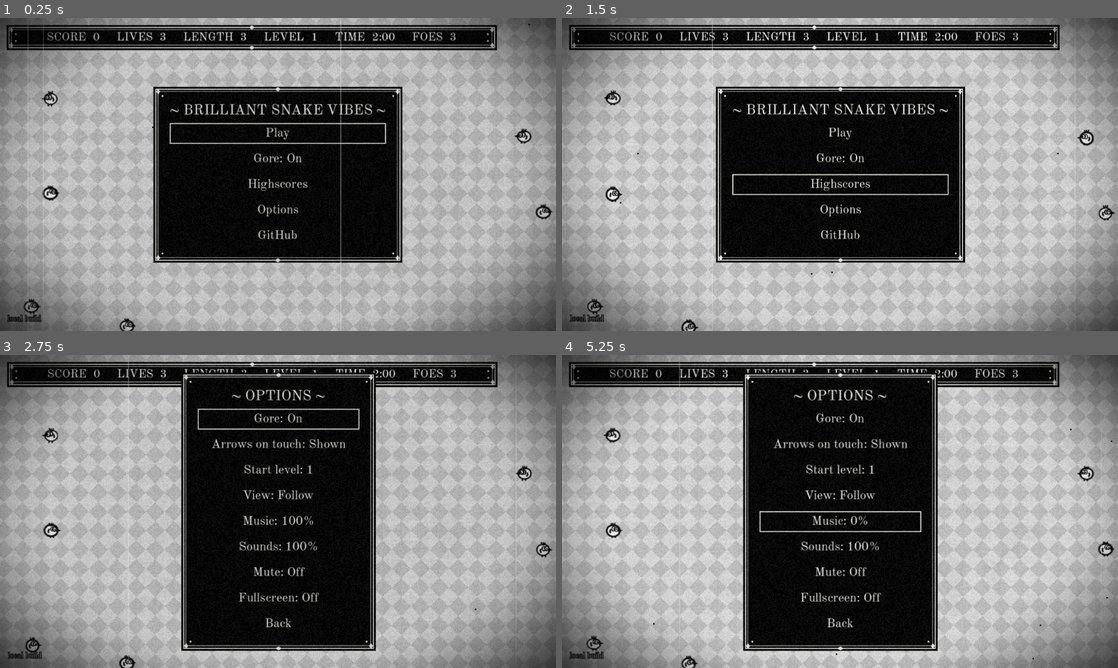
Above: before the commit, frames 1-4 (two rows, left to right).
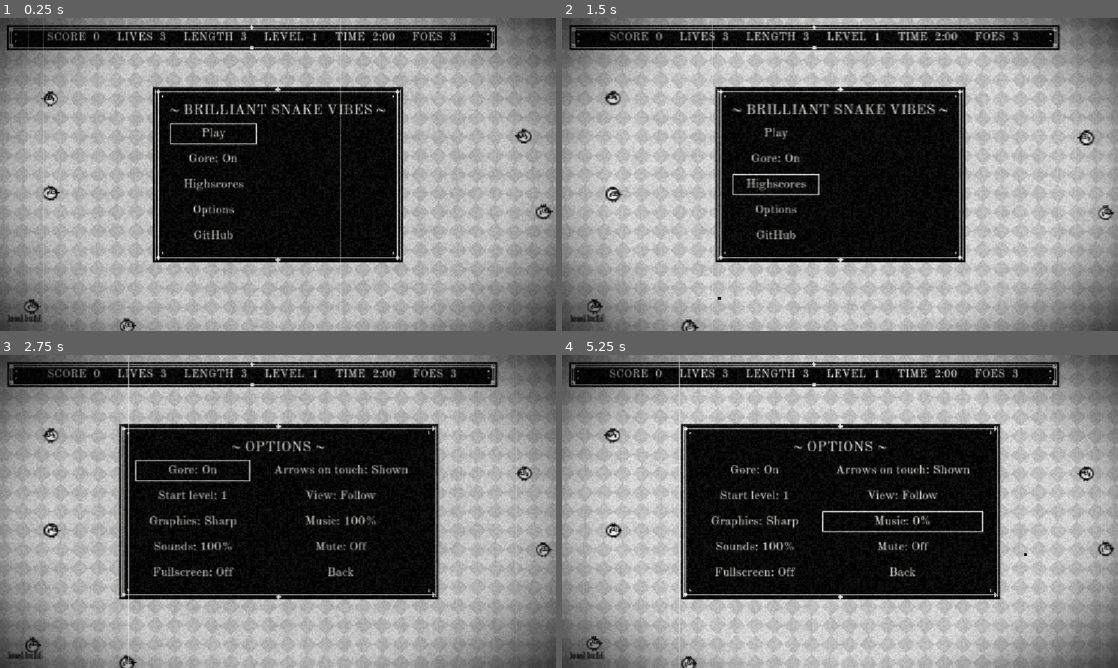
Above: after the commit, the same moments.

Repository: Oliver-Tautz/brilliant-snake-vibes
Game: Godot game, scene res://presentation/main.tscn
Two runs of this game, one before a commit and one after it. Both use one fixed random seed, a clock stepped at 60 frames per second and the inputs below.
Inputs:
- Up to frame 1 (0.25 s): no input
- Up to frame 2 (1.5 s): click "Highscores" at 0.5 s; click "Back" at 1.25 s
- Up to frame 3 (2.75 s): click "Options" at 2 s
- Up to frame 4 (5.25 s): click "Music: 100%" at 2.75 s; click "Music: 75%" at 3.5 s; click "Music: 50%" at 4.25 s; click "Music: 25%" at 5 s

The runs differ from the first frame. In frame 1, 7.7% of the frame differs, in the area x 1-100%, y 0-100%; in frame 2, 7.7%; in frame 3, 29%; in frame 4, 30%, in the area x 0-100%, y 0-100%.

Commit message:
Sharp graphics by default with a Fast option; whole-arena view stays below the status bar; two-column options

Diff:
--- a/presentation/main.gd
+++ b/presentation/main.gd
@@ -4,6 +4,7 @@
 const View := preload("res://presentation/view_config.gd")
 const Cfg := preload("res://logic/game_config.gd")
 const MAX_TICKS_PER_FRAME := 5
+const HUD_BAND := 76.0  # base pixels the status bar covers at the top of the screen
 ## Old Standard TT (SIL OFL 1.1), bundled so the web build gets the same period serif.
 const SERIF := preload("res://presentation/fonts/OldStandard-Regular.ttf")
 const BuildInfo := preload("res://presentation/build_info.gd")
@@ -278,6 +279,7 @@
 		["Arrows on touch: %s" % ("Shown" if Settings.show_arrows else "Hidden"), _toggle_arrows],
 		["Start level: %d" % Settings.start_level, _next_start_level],
 		["View: %s" % ("Whole arena" if Settings.view_fit else "Follow"), _toggle_view],
+		["Graphics: %s" % ("Sharp" if Settings.sharp else "Fast"), _toggle_sharp],
 		["Music: %d%%" % Settings.music_volume, _next_music_volume],
 		["Sounds: %d%%" % Settings.sound_volume, _next_sound_volume],
 		["Mute: %s" % ("On" if Settings.muted else "Off"), _toggle_mute],
@@ -309,15 +311,22 @@
 	_show_options(_options_from, 3)
 
 
+## Sharp draws at the screen's own resolution; Fast draws at the base size and scales the picture up,
+## which is much cheaper on weak graphics but blurry on big screens.
+func _toggle_sharp() -> void:
+	Settings.set_sharp(not Settings.sharp)
+	_show_options(_options_from, 4)
+
+
 ## Volumes step 100, 75, 50, 25, 0 and round again (spec §10).
 func _next_music_volume() -> void:
 	Settings.set_music_volume(_step_down(Settings.music_volume))
-	_show_options(_options_from, 4)
+	_show_options(_options_from, 5)
 
 
 func _next_sound_volume() -> void:
 	Settings.set_sound_volume(_step_down(Settings.sound_volume))
-	_show_options(_options_from, 5)
+	_show_options(_options_from, 6)
 
 
 static func _step_down(percent: int) -> int:
@@ -326,14 +335,14 @@
 
 func _toggle_mute() -> void:
 	Settings.set_muted(not Settings.muted)
-	_show_options(_options_from, 6)
+	_show_options(_options_from, 7)
 
 
 ## Not saved: browsers only allow fullscreen right after a click or tap, so it cannot be restored on load.
 func _toggle_fullscreen() -> void:
 	DisplayServer.window_set_mode(
 			DisplayServer.WINDOW_MODE_WINDOWED if is_fullscreen() else DisplayServer.WINDOW_MODE_FULLSCREEN)
-	_show_options(_options_from, 7)
+	_show_options(_options_from, 8)
 
 
 ## iPhone browsers have no fullscreen for a game canvas, so the option is left out there.
@@ -403,6 +412,8 @@
 
 func _apply_settings() -> void:
 	_gore.set_gore(Settings.gore)
+	get_tree().root.content_scale_mode = (Window.CONTENT_SCALE_MODE_CANVAS_ITEMS if Settings.sharp
+			else Window.CONTENT_SCALE_MODE_VIEWPORT)
 	_update_dpad()
 
 
@@ -457,15 +468,17 @@
 		_camera.zoom = Vector2(View.ZOOM, View.ZOOM)
 		_camera.position = head
 		return
+	# The arena fits the screen below the status bar, so the bar never covers it.
 	var arena := Vector2(game.width, game.height) * View.CELL
-	var screen := get_viewport_rect().size
-	var zoom := maxf(View.MIN_ZOOM, minf(screen.x / (arena.x + View.CELL * 2.0), screen.y / (arena.y + View.CELL * 4.0)))
+	var screen := get_viewport_rect().size - Vector2(0.0, HUD_BAND)
+	var zoom := maxf(View.MIN_ZOOM, minf(screen.x / (arena.x + View.CELL * 2.0), screen.y / (arena.y + View.CELL * 2.0)))
 	_camera.zoom = Vector2(zoom, zoom)
 	var half := screen / zoom / 2.0
 	var centre := arena / 2.0
 	# Centre the arena, or follow the head along any axis where it is bigger than the screen.
-	_camera.position = Vector2(centre.x if half.x * 2.0 >= arena.x else clampf(head.x, half.x, arena.x - half.x),
+	var aim := Vector2(centre.x if half.x * 2.0 >= arena.x else clampf(head.x, half.x, arena.x - half.x),
 			centre.y if half.y * 2.0 >= arena.y else clampf(head.y, half.y, arena.y - half.y))
+	_camera.position = aim - Vector2(0.0, HUD_BAND / 2.0 / zoom)  # the screen centre sits half a band higher
 
 
 func _visible_rect() -> Rect2:
--- a/presentation/menu.gd
+++ b/presentation/menu.gd
@@ -27,11 +27,13 @@
 const SERIF := preload("res://presentation/fonts/OldStandard-Regular.ttf")
 const PADDING := 34.0
 const ROW_GAP := 10
+const LONG_PAGE := 6  # more buttons than this go into two columns
 
 var _heading := Label.new()
 var _body := Label.new()  # optional smaller text under the heading, e.g. the highscore table
 var _field := LineEdit.new()  # optional text entry, e.g. a name for the highscore table
 var _list := VBoxContainer.new()
+var _grid := GridContainer.new()  # the buttons: one column, or two on long pages so they fit a phone
 
 
 func _ready() -> void:
@@ -51,6 +53,9 @@
 	_list.add_child(_heading)
 	_list.add_child(_body)
 	_list.add_child(_field)
+	_grid.add_theme_constant_override("v_separation", ROW_GAP)
+	_grid.add_theme_constant_override("h_separation", ROW_GAP * 2)
+	_list.add_child(_grid)
 	add_child(_list)
 
 
@@ -64,15 +69,16 @@
 	_field.visible = with_field
 	_field.text = entry
 	for button in buttons():
-		_list.remove_child(button)
+		_grid.remove_child(button)
 		button.queue_free()
+	_grid.columns = 2 if items.size() > LONG_PAGE else 1
 	for item in items:
 		var button := TouchButton.new()
 		button.text = item[0]
 		button.focus_mode = Control.FOCUS_ALL
 		button.pressed.connect(Sound.play.bind(&"click", -4.0))
 		button.pressed.connect(item[1])
-		_list.add_child(button)
+		_grid.add_child(button)
 	_list.reset_size()
 	custom_minimum_size = _list.get_combined_minimum_size() + Vector2.ONE * PADDING * 2.0
 	set_anchors_and_offsets_preset(Control.PRESET_CENTER, Control.PRESET_MODE_MINSIZE)
@@ -115,7 +121,7 @@
 
 func buttons() -> Array[Button]:
 	var found: Array[Button] = []
-	for child in _list.get_children():
+	for child in _grid.get_children():
 		if child is Button:
 			found.append(child)
 	return found
--- a/project.godot
+++ b/project.godot
@@ -26,5 +26,5 @@
 
 window/size/viewport_width=1152
 window/size/viewport_height=648
-window/stretch/mode="viewport"
+window/stretch/mode="canvas_items"
 window/stretch/aspect="expand"
--- a/tests/unit/test_main_scene.gd
+++ b/tests/unit/test_main_scene.gd
@@ -12,7 +12,8 @@
 func before_all() -> void:
 	# Menu tests change settings; keep them away from the player's real settings file.
 	_saved_settings = [Settings.path, Settings.gore, Settings.show_arrows, Settings.highscores.duplicate(true),
-			Settings.start_level, Settings.view_fit, Settings.music_volume, Settings.sound_volume, Settings.muted]
+			Settings.start_level, Settings.view_fit, Settings.music_volume, Settings.sound_volume, Settings.muted,
+			Settings.sharp, get_tree().root.content_scale_mode]
 	Settings.path = SETTINGS_PATH
 
 
@@ -26,6 +27,8 @@
 	Settings.music_volume = _saved_settings[6]
 	Settings.sound_volume = _saved_settings[7]
 	Settings.muted = _saved_settings[8]
+	Settings.sharp = _saved_settings[9]
+	get_tree().root.content_scale_mode = _saved_settings[10]
 	DirAccess.remove_absolute(SETTINGS_PATH)
 
 
@@ -288,10 +291,10 @@
 	main.show_title()
 	main._menu.press("Options")
 	var label := "Fullscreen: %s" % ("On" if main.is_fullscreen() else "Off")
-	assert_eq(main._menu.buttons()[7].text, label)
+	assert_eq(main._menu.buttons()[8].text, label)
 	main._menu.press(label)  # headless has no real window; this must just not fail
 	assert_eq(main.screen, main.Screen.OPTIONS)
-	assert_true(main._menu.buttons()[7].has_focus())
+	assert_true(main._menu.buttons()[8].has_focus())
 
 
 func test_start_level_option_sets_where_a_run_begins() -> void:
@@ -326,7 +329,10 @@
 	var arena := Vector2(main.game.width, main.game.height) * View.CELL
 	assert_lt(camera.zoom.x, View.ZOOM)
 	assert_gte(camera.zoom.x, View.MIN_ZOOM)
-	assert_eq(camera.position, arena / 2.0)  # level 1 fits the base screen, so it is centred
+	var band: float = main.HUD_BAND / 2.0 / camera.zoom.y
+	assert_eq(camera.position, arena / 2.0 - Vector2(0.0, band))  # centred in the space below the status bar
+	var top_on_screen: float = (0.0 - camera.position.y) * camera.zoom.y + main.get_viewport_rect().size.y / 2.0
+	assert_gte(top_on_screen, main.HUD_BAND)  # the bar does not cover the arena
 
 
 func test_whole_arena_view_follows_on_a_huge_board() -> void:
@@ -885,9 +891,9 @@
 	main.set_game(SnakeGame.new(100, 10, 1))  # wide and short: fits in height, not in width
 	main._process(0.0)
 	var camera: Camera2D = main.get_node("Camera2D")
-	assert_eq(camera.position.y, 10.0 * View.CELL / 2.0)
 	var half_width := main.get_viewport_rect().size.x / camera.zoom.x / 2.0
 	assert_eq(camera.position.x, maxf(half_width, View.center(main.game.body[0]).x))
+	assert_almost_eq(camera.position.y, 10.0 * View.CELL / 2.0 - main.HUD_BAND / 2.0 / camera.zoom.y, 0.001)
 
 
 func test_music_follows_the_screens() -> void:
@@ -917,7 +923,7 @@
 	main._menu.press("Options")
 	main._menu.press("Music: 100%")
 	assert_eq(Settings.music_volume, 75)
-	assert_true(main._menu.buttons()[4].has_focus())
+	assert_true(main._menu.buttons()[5].has_focus())
 	main._menu.press("Sounds: 100%")
 	main._menu.press("Sounds: 75%")
 	main._menu.press("Sounds: 50%")
@@ -934,3 +940,26 @@
 	main.game.level_time = main.Cfg.LEVEL_SECONDS - 9.5
 	main._process(0.0)
 	assert_eq(main._last_tick, 10)
+
+
+func test_graphics_option_switches_sharp_and_fast() -> void:
+	Settings.sharp = true
+	main._apply_settings()
+	assert_eq(main.get_tree().root.content_scale_mode, Window.CONTENT_SCALE_MODE_CANVAS_ITEMS)
+	main.show_title()
+	main._menu.press("Options")
+	main._menu.press("Graphics: Sharp")
+	assert_false(Settings.sharp)
+	assert_eq(main.get_tree().root.content_scale_mode, Window.CONTENT_SCALE_MODE_VIEWPORT)
+	assert_true(main._menu.buttons()[4].has_focus())
+	main._menu.press("Graphics: Fast")
+	assert_true(Settings.sharp)
+
+
+func test_long_menu_pages_use_two_columns() -> void:
+	main.show_title()
+	assert_eq(main._menu._grid.columns, 1)
+	main._menu.press("Options")
+	assert_eq(main._menu._grid.columns, 2)
+	await wait_process_frames(1)
+	assert_lte(main._menu.size.y, 600.0)  # fits a 648 px high screen
Not shown, changed: agent_adr.md
